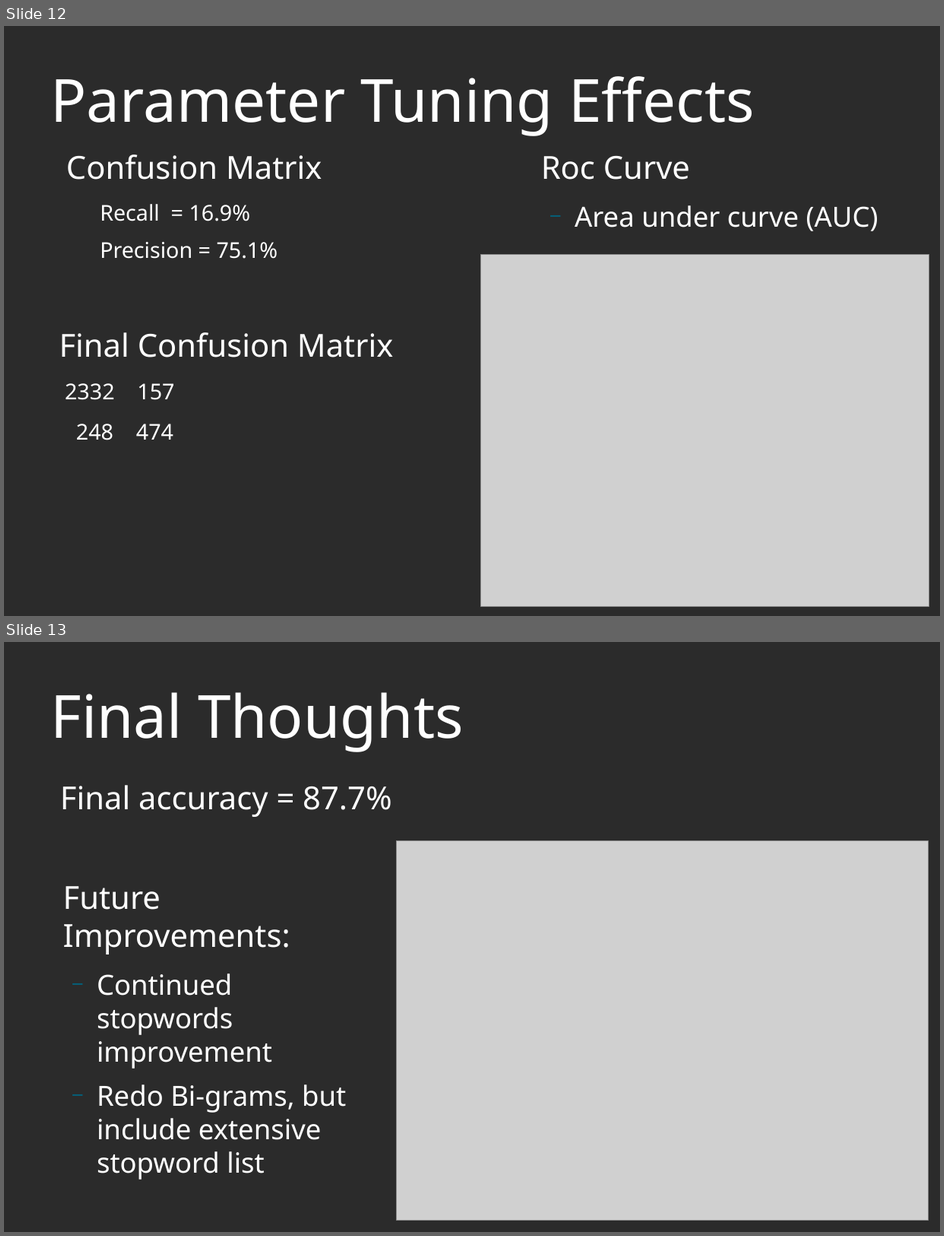
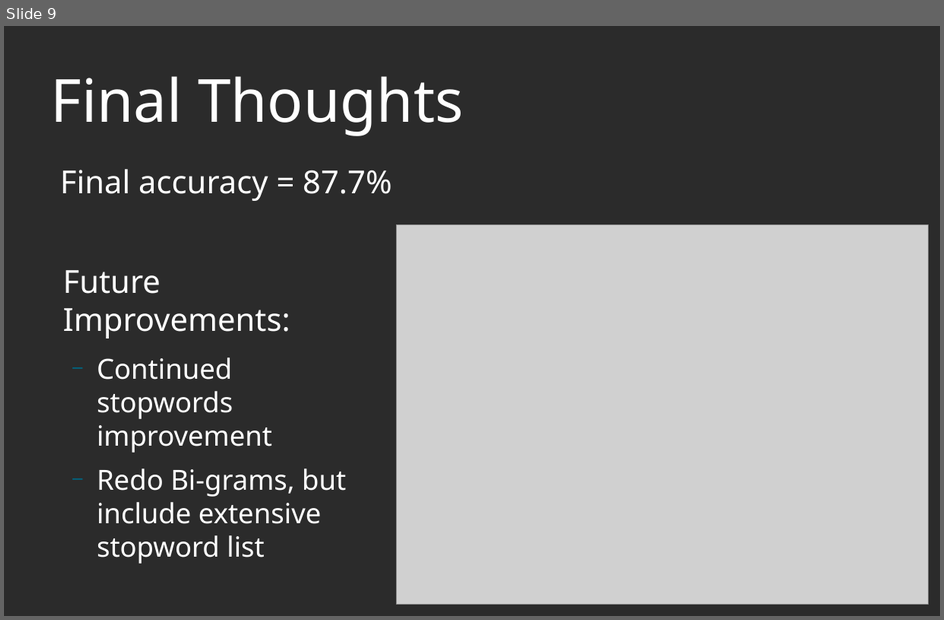
Before and after one commit to gr8willi35/DSI_CS3, a slide deck: Book Summary NLP Presentation.odp. Shown one above the other, each under a label of ours: slides 12 and 13 before the commit, slide 9 after it. The pictures are 944x1236 and 944x620 pixels, drawn with LibreOffice and Linux fonts; fonts in the diff are those of the drawing; grey boxes stand for pictures; background and template pictures are left out; a plain dark background stands for a picture behind light text. Boxes give left, top, right and bottom in pixels: in the first picture for what was removed or moved away, otherwise in the second. Text is boxed around its words. In the diff, an @@ line names an element or a change of style, - is before the commit and + after.

```diff
--- a/Book Summary NLP Presentation.odp
+++ b/Book Summary NLP Presentation.odp
@@ slide 12 removed at box(4, 26, 940, 616), background picture (left out) @@
@@ title removed at box(51, 76, 755, 136) @@
-Parameter Tuning Effects
@@ text removed at box(66, 154, 322, 259) @@
-Confusion Matrix
-  Recall = 16.9%
-  Precision = 75.1%
@@ text removed at box(541, 156, 879, 231) @@
-Roc Curve
-  − Area under curve (AUC)
@@ picture removed at box(481, 254, 930, 606) @@
@@ text removed at box(59, 332, 393, 440) @@
-Final Confusion Matrix
-2332 157
-248 474
@@ what was slide 13 is now slide 9 @@
```
Also in this commit, not shown: 7 slides changed, 1 slide added, 4 other slides removed, 18 other files.
